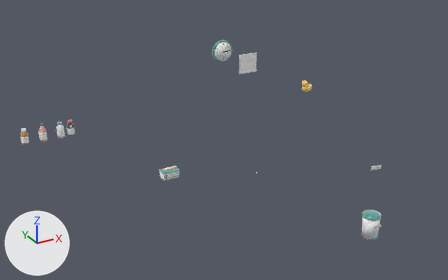
What one commit did to the glTF model prototype/drpatch-desk/models/eggs.glb.
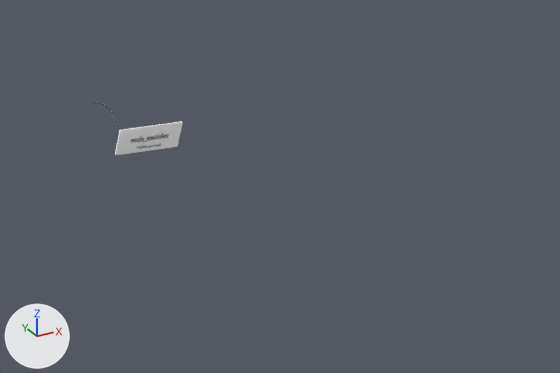
The first picture shows the older version from a 50 mm lens placed at (-27.6, -43.8, 26.2), pointed at (-0.3, 5.8, 1.4). The close-ups show the older and then the newer version on the part from 79% to 98% of the width and 52% to 73% of the height of that picture. Only the edits that show in the close-ups are written down. Every picture has the same lights, and +X, +Y and +Z are marked at lower left. Where no turn or scale is listed for an object, it has been applied to the vertices.

Names of what the first close-up shows: 'nm_card', 'nm_sub', 'nm_text' and 1 more.
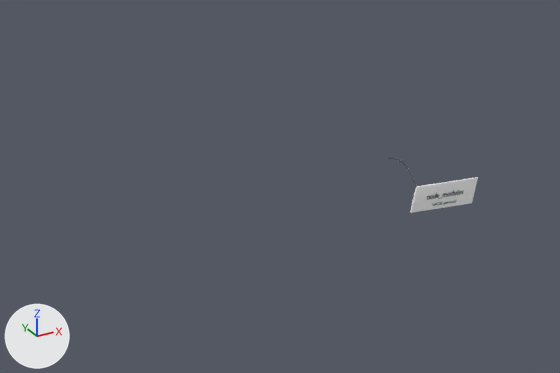
What differs and where, as boxes [x1, y1, x2, y2] in the close-ups (560 x 373 px):
'nm_card', moved
    before: [115, 121, 183, 155]
    after: [410, 177, 478, 213]
'nm_text', moved
    before: [131, 133, 168, 143]
    after: [427, 189, 463, 200]
'nm_sub', moved
    before: [137, 143, 161, 149]
    after: [433, 201, 456, 205]

Diff of the bpy script that builds the scene:
```diff
--- a/prototype/drpatch-desk/models/eggs.glb.py
+++ b/prototype/drpatch-desk/models/eggs.glb.py
@@ ob_nm_card @@
 ob_nm_card = bpy.data.objects.new('nm_card', me_cube_031)
-ob_nm_card.location = (18.8, 4.14, -5.5)
+ob_nm_card.location = (21.8, -0.06, -5.5)
@@ ob_nm_sub @@
 ob_nm_sub = bpy.data.objects.new('nm_sub', me_text_013)
-ob_nm_sub.location = (18.8, 4.11, -5.65)
+ob_nm_sub.location = (21.8, -0.09, -5.65)
@@ ob_nm_text @@
 ob_nm_text = bpy.data.objects.new('nm_text', me_text_012)
-ob_nm_text.location = (18.8, 4.11, -5.48)
+ob_nm_text.location = (21.8, -0.09, -5.48)
```
